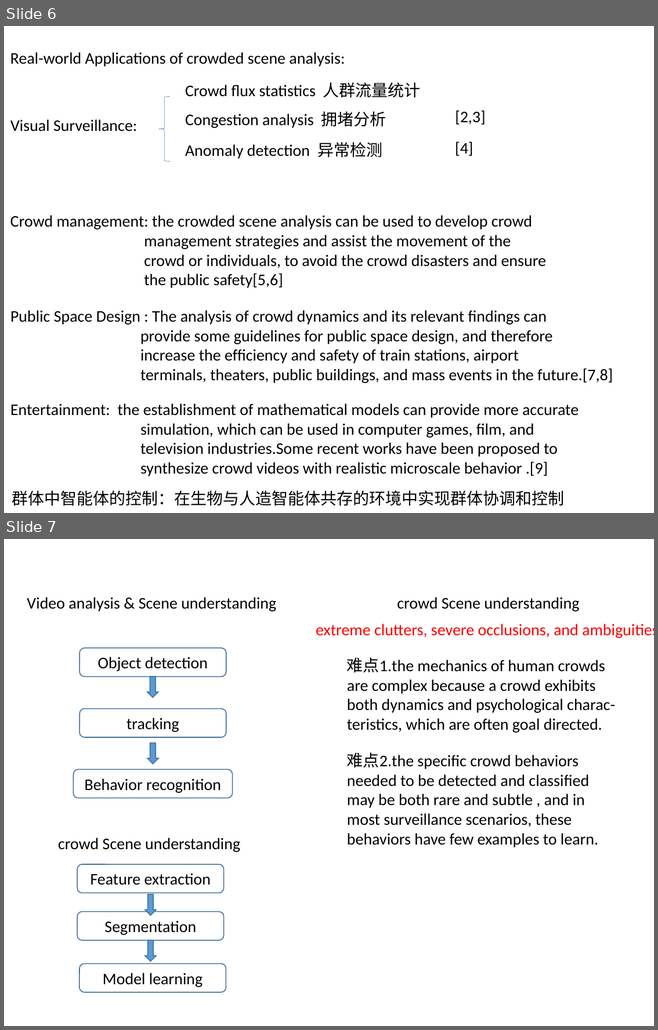
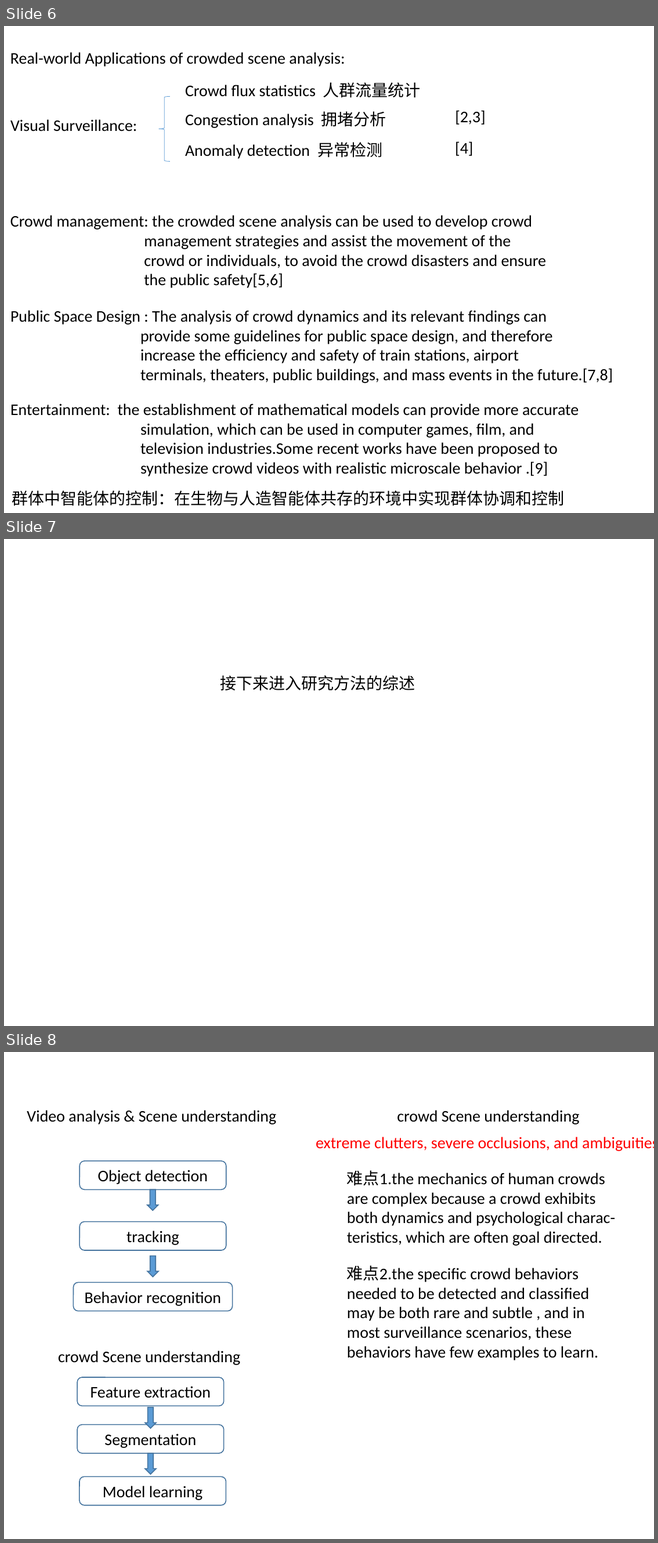
Before and after one commit to simayuhe/crowd-scene-survey, a slide deck: 群体行为分析综述.pptx. Shown one above the other, each under a label of ours: slides 6 and 7 before the commit, slides 6, 7 and 8 after it. The pictures are 658x1030 and 658x1543 pixels, drawn with LibreOffice and Linux fonts; fonts in the diff are those of the drawing. Boxes give left, top, right and bottom in pixels: in the first picture for what was removed or moved away, otherwise in the second. Text is boxed around its words. In the diff, an @@ line names an element or a change of style, - is before the commit and + after.

```diff
--- a/群体行为分析综述.pptx
+++ b/群体行为分析综述.pptx
@@ slide 7 added at [4, 539, 654, 1026], background #FFFFFF @@
@@ text added at [220, 675, 415, 691], 18 pt, text #000000 @@
+接下来进入研究方法的综述
@@ what was slide 7 is now slide 8 @@
```
Also in this commit, not shown: 4 slides changed, 5 other slides added.
